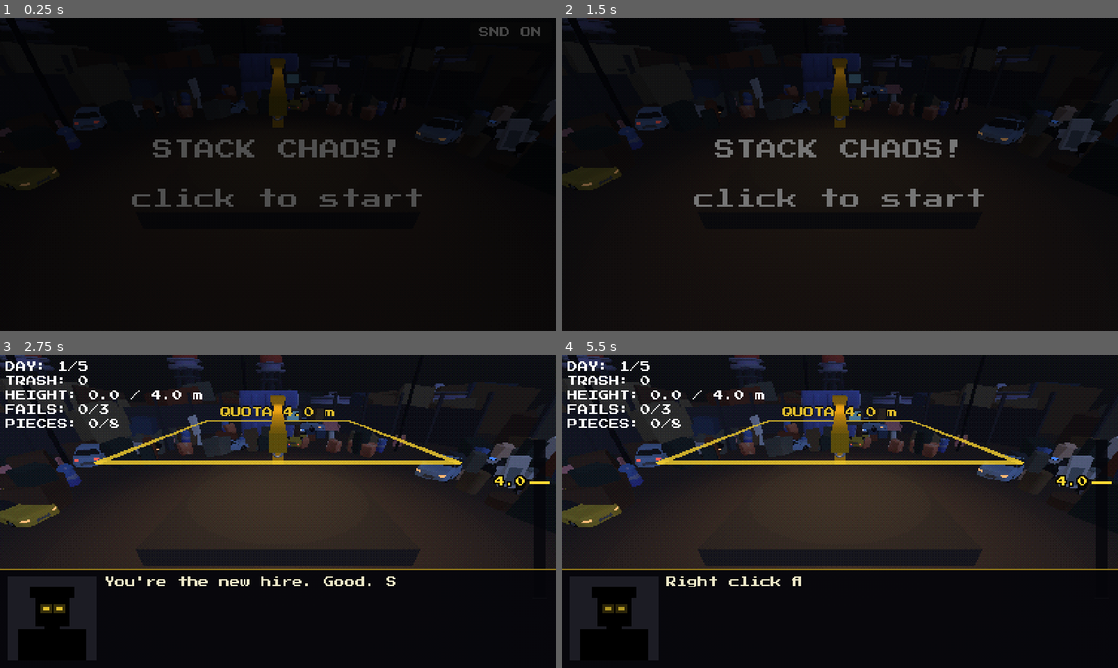
Above: before the commit, frames 1-4 (two rows, left to right).
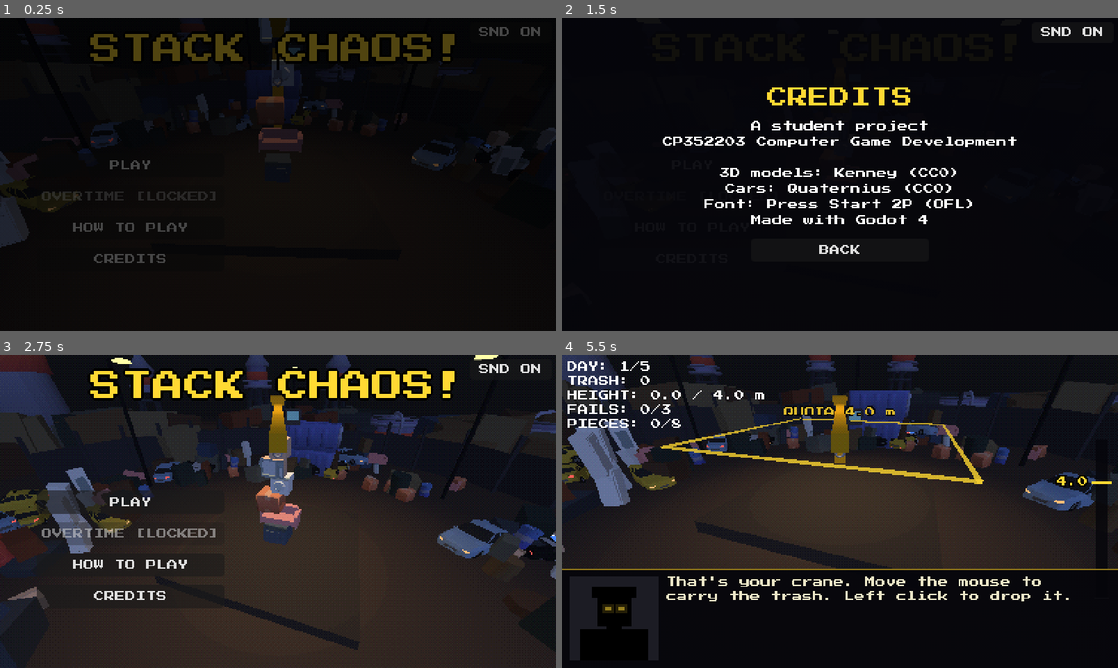
Above: after the commit, the same moments.

Repository: coconutTM/Stack-Chaos
Game: Godot game, scene res://scenes/main.tscn
Two runs of this game, one before a commit and one after it. Both use one fixed random seed, a clock stepped at 60 frames per second and the inputs below.
Inputs (mouse positions are in pixels of both pictures, inside the frame that each line leads up to):
- Up to frame 1 (0.25 s): no input
- Up to frame 2 (1.5 s): click (689, 227) at 0.5 s, where only the run after the commit has a clickable "HOW TO PLAY"; click (689, 259) at 1.25 s, where only the run after the commit has a clickable "CREDITS"
- Up to frame 3 (2.75 s): click (278, 586) at 2 s, where only the run after the commit has a clickable "BACK"
- Up to frame 4 (5.5 s): click (689, 502) at 2.75 s, where only the run after the commit has a clickable "PLAY"; tap Enter at 3.5, 4.25, 5 s; move the mouse to (962, 495) at 3.52 s; tap P at 3.6, 5.1 s; click (962, 495) at 3.67 s; drag from (728, 527) to (812, 574) at 4.27 s; move the mouse to (895, 442) at 5.02 s; click (895, 442) at 5.17 s

The runs differ from the first frame. In frame 1, 9.6% of the frame differs, in the area x 0-100%, y 0-79%; in frame 2, 9.7%; in frame 3, 49%, in the area x 0-100%, y 0-100%; in frame 4, 16%.

Commit message:
A4: title screen menu with live scene
TitleMenu (PLAY / OVERTIME / HOW TO PLAY / CREDITS, best grades footer),
sample pile dropped on the pad and a slowly orbiting camera behind it.
Replaces click-to-start; fired screen now says return to title.

Co-Authored-By: Claude Sonnet 5.5 <noreply@anthropic.com>

Diff:
--- a/scripts/main.gd
+++ b/scripts/main.gd
@@ -11,6 +11,13 @@
 const MAX_WAIT := 5.0     # รอบล็อกนิ่งนานสุดกี่วินาที
 const HARD_IMPACT := 10.0   # impact เกินนี้ = กระแทกหนัก (เสียงหนัก + สั่นจอ + ฝุ่น) ดู Block.hit
 const RESTART_DELAY := 0.3  # หน่วงหลังขึ้นหน้าจบก่อนรับคลิก (กันเผลอคลิกข้าม)
+const TITLE_SPIN := 0.12    # ความเร็วกล้องหมุนรอบกองตัวอย่างตอนอยู่หน้า title (เรเดียน/วินาที)
+const TITLE_PILE_TOP := 3.0 # ความสูงที่กล้อง/ไฟโฟกัสตอน title (กองตัวอย่างสูงราว 4-5 ม.)
+# กองตัวอย่างหน้า title: [ชนิด, ตำแหน่ง x, z] ปล่อยทีละชิ้นจากสูง (ไล่ความสูงเอง) แล้วให้ฟิสิกส์จัดกองเอง
+const TITLE_PILE := [
+	[Block.Kind.STEEL_CRATE, 0.0, 0.0], [Block.Kind.SOFA, 0.1, -0.1], [Block.Kind.CRATE, -0.3, 0.1],
+	[Block.Kind.SQUARE, 0.2, 0.0], [Block.Kind.TV, -0.1, 0.1], [Block.Kind.CARDBOARD_BOX, 0.1, 0.0],
+]
 
 @onready var camera: OrbitCamera = $Camera3D
 @onready var blocks_root: Node3D = $Blocks
@@ -25,6 +32,7 @@
 var item_bar: ItemBar
 var height_meter: HeightMeter
 var review: ReviewScreen
+var title_menu: TitleMenu
 var look: Ps1Look
 var modifiers: DayModifiers
 var screen_fx: ScreenFx
@@ -89,6 +97,11 @@
 	add_child(dialogue)
 	review = ReviewScreen.new()
 	add_child(review)
+	title_menu = TitleMenu.new()
+	add_child(title_menu)
+	title_menu.play_pressed.connect(_start_run)
+	title_menu.overtime_pressed.connect(_start_run.bind(true))
+	title_menu.clicked.connect(func() -> void: sfx.play("ui_click"))
 	review.tick.connect(func() -> void: sfx.play("ui_click", -6.0))
 	review.stamp.connect(func() -> void: sfx.play("item_get"))
 	items = ItemSystem.new(self)
@@ -125,6 +138,8 @@
 
 func _process(delta: float) -> void:
 	# กล้องโคจร/ตามความสูงกองเอง (orbit_camera.gd) / ที่นี่แค่บอกความสูงเป้าหมาย
+	if state == State.TITLE:
+		camera.yaw += TITLE_SPIN * delta   # หน้า title: กล้องวนรอบกองตัวอย่างช้าๆ
 	camera.target_y = tower_top
 	look.target_y = tower_top
 	modifiers.running = state == State.HOLDING or state == State.WAITING
@@ -208,11 +223,6 @@
 		return
 
 	match state:
-		State.TITLE:
-			if event.button_index == MOUSE_BUTTON_LEFT:
-				_start_run()
-			elif event.button_index == MOUSE_BUTTON_RIGHT and Settings.night_shift:   # OVERTIME ปลดล็อกหลังจบเกม (เมนูปุ่มจริงมาทีหลัง)
-				_start_run(true)
 		State.FIRED, State.ENDING:   # กลับไปหน้าแรกก่อน (ไม่เริ่มวันที่ 1 ทันที)
 			if event.button_index == MOUSE_BUTTON_LEFT and _screen_ready():
 				_go_title()
@@ -244,6 +254,7 @@
 # ---------- วัน / รอบการเล่น ----------
 
 func _start_run(is_overtime := false) -> void:
+	title_menu.close()
 	overtime = is_overtime
 	day = GameData.DAYS.size() + 1 if is_overtime else 1
 	score = 0
@@ -344,7 +355,7 @@
 				survived, "NEW RECORD!" if is_record and survived > 0 else "BEST: %d" % Settings.best_overtime, money
 			])
 		else:
-			_show_screen("YOU'RE FIRED!\nDAY %d\nHEIGHT: %.1f / %.1f m\nLOST: %d PIECES\n\nclick to start over" % [
+			_show_screen("YOU'RE FIRED!\nDAY %d\nHEIGHT: %.1f / %.1f m\nLOST: %d PIECES\n\nclick to return to title" % [
 				day, tower_top, quota_height, failed_attempts
 			])
 		state = State.FIRED
@@ -434,25 +445,24 @@
 	for b in blocks_root.get_children():
 		b.queue_free()
 	current = null
-	tower_top = 0.0
+	tower_top = TITLE_PILE_TOP
 	score_label.hide()
-	var subtitle := "\n(night shift)" if Settings.night_shift else ""
-	var extra := ""
-	if Settings.night_shift:   # OVERTIME ปลดล็อกแล้ว
-		extra = "\nright click: OVERTIME"
-		if Settings.best_overtime > 0:
-			extra += " (best %d)" % Settings.best_overtime
-	_show_screen("STACK CHAOS!%s\n\nclick to start%s%s" % [subtitle, extra, _best_grades_text()])
-
-
-# เกรดดีสุดของแต่ละวันบนหน้า title (ยังไม่เคยผ่านเลย = ไม่โชว์)
-func _best_grades_text() -> String:
-	var parts: Array[String] = []
-	var any := false
-	for g in Settings.best_grades:
-		parts.append(String(GameData.GRADES[g].id) if g >= 0 else "-")
-		any = any or g >= 0
-	return "\n\nBEST GRADES\n%s" % "  ".join(parts) if any else ""
+	game_over_label.hide()
+	title_menu.open()
+	_spawn_title_pile.call_deferred()   # รอให้ชิ้นเก่าถูกลบเสร็จก่อน ไม่ให้ซ้อนทับกัน
+
+
+# กองตัวอย่างหน้า title: ปล่อยจากที่สูงทีละชั้น (ไม่มีใครถือ ไม่นับคะแนน) ให้ฟิสิกส์จัดกองเอง
+func _spawn_title_pile() -> void:
+	if state != State.TITLE:
+		return
+	var y := guide.pad_top + 1.0
+	for e in TITLE_PILE:
+		var blk := Block.spawn(e[0])
+		blk.position = Vector3(e[1], y, e[2])
+		blocks_root.add_child(blk)
+		blk.release()
+		y += 1.5
 
 
 func _show_screen(text: String) -> void:
--- /dev/null
+++ b/scripts/title_menu.gd
@@ -0,0 +1,171 @@
+class_name TitleMenu
+extends CanvasLayer
+
+# เมนูหน้าแรก (พิกัด 426x240): ชื่อเกม + ปุ่ม PLAY / OVERTIME / HOW TO PLAY / CREDITS + เกรดดีสุด
+# ฉาก 3D ด้านหลัง (กองขยะตัวอย่าง + กล้องหมุนช้าๆ) main.gd เป็นคนจัด / เมนูนี้แค่ส่งสัญญาณกลับ
+
+signal play_pressed
+signal overtime_pressed
+signal clicked            # กดปุ่มใดก็ตาม (ไว้ผูกเสียงคลิก)
+
+# บรรทัดในหน้า CREDITS (ภาษาอังกฤษ เพราะฟอนต์ไม่มีอักษรไทย) — เพิ่มชื่อทีมที่นี่ได้
+const CREDITS_LINES := [
+	"A student project",
+	"CP352203 Computer Game Development",
+	"",
+	"3D models: Kenney (CC0)",
+	"Cars: Quaternius (CC0)",
+	"Font: Press Start 2P (OFL)",
+	"Made with Godot 4",
+]
+const HOW_TO_LINES := [
+	"Mouse: move the piece",
+	"Left click: drop it",
+	"Right click: flip it on its side",
+	"Mouse wheel: spin it 45 degrees",
+	"Right drag: look around the pile",
+	"P / Esc: pause",
+	"",
+	"Reach the quota height before",
+	"you run out of pieces.",
+	"Lose 3 pieces and you're fired.",
+]
+
+var _root: Control
+var _subtitle: Label
+var _overtime_button: Button
+var _footer: Label
+var _panel: Control
+var _panel_title: Label
+var _panel_body: Label
+
+
+func _ready() -> void:
+	layer = 6   # เหนือ HUD/แถบความสูง ใต้ปุ่มเสียง (12) และจอมืดตอนเปลี่ยนฉาก (ScreenFx 20)
+	_root = Control.new()
+	_root.mouse_filter = Control.MOUSE_FILTER_IGNORE
+	_root.set_anchors_and_offsets_preset(Control.PRESET_FULL_RECT)
+	add_child(_root)
+
+	var title := _label("STACK CHAOS!", 24, 12.0, 28.0)
+	title.add_theme_color_override("font_color", Color(1.0, 0.85, 0.2))
+	_subtitle = _label("(night shift)", 8, 44.0, 10.0)
+	_subtitle.add_theme_color_override("font_color", Color(0.6, 0.65, 0.9))
+
+	# ปุ่มเรียงเป็นแถวซ้าย ปล่อยกลางจอไว้ให้เห็นกองขยะ
+	var box := VBoxContainer.new()
+	box.mouse_filter = Control.MOUSE_FILTER_IGNORE
+	box.add_theme_constant_override("separation", 6)
+	box.offset_left = 28.0
+	box.offset_top = 104.0
+	_root.add_child(box)
+	box.add_child(_button("PLAY", func() -> void: play_pressed.emit()))
+	_overtime_button = _button("OVERTIME", func() -> void: overtime_pressed.emit())
+	box.add_child(_overtime_button)
+	box.add_child(_button("HOW TO PLAY", _open_panel.bind("HOW TO PLAY", HOW_TO_LINES)))
+	box.add_child(_button("CREDITS", _open_panel.bind("CREDITS", CREDITS_LINES)))
+
+	_footer = _label("", 8, 222.0, 10.0)
+	_footer.horizontal_alignment = HORIZONTAL_ALIGNMENT_LEFT
+	_footer.offset_left = 28.0
+
+	_build_panel()
+	visible = false
+
+
+func _label(text: String, size: int, y: float, h: float) -> Label:
+	var l := Label.new()
+	l.text = text
+	l.mouse_filter = Control.MOUSE_FILTER_IGNORE
+	l.horizontal_alignment = HORIZONTAL_ALIGNMENT_CENTER
+	l.anchor_right = 1.0
+	l.offset_top = y
+	l.offset_bottom = y + h
+	l.add_theme_font_size_override("font_size", size)
+	l.add_theme_color_override("font_outline_color", Color.BLACK)
+	l.add_theme_constant_override("outline_size", 6 if size >= 16 else 4)
+	_root.add_child(l)
+	return l
+
+
+func _button(text: String, action: Callable) -> Button:
+	var b := Button.new()
+	b.text = text
+	b.focus_mode = Control.FOCUS_NONE
+	b.custom_minimum_size = Vector2(136, 18)
+	b.add_theme_font_size_override("font_size", 8)
+	b.pressed.connect(func() -> void:
+		clicked.emit()
+		action.call())
+	return b
+
+
+# แผงข้อความเต็มจอ (HOW TO PLAY / CREDITS) มีปุ่ม BACK / กินคลิกเองไม่ให้ทะลุไปปุ่มด้านหลัง
+func _build_panel() -> void:
+	var bg := ColorRect.new()
+	bg.color = Color(0.02, 0.02, 0.04, 0.95)
+	bg.set_anchors_and_offsets_preset(Control.PRESET_FULL_RECT)
+	bg.mouse_filter = Control.MOUSE_FILTER_STOP
+	bg.visible = false
+	_root.add_child(bg)
+	_panel = bg
+
+	var box := VBoxContainer.new()
+	box.set_anchors_and_offsets_preset(Control.PRESET_CENTER)
+	box.grow_horizontal = Control.GROW_DIRECTION_BOTH
+	box.grow_vertical = Control.GROW_DIRECTION_BOTH
+	box.alignment = BoxContainer.ALIGNMENT_CENTER
+	box.add_theme_constant_override("separation", 10)
+	bg.add_child(box)
+
+	_panel_title = Label.new()
+	_panel_title.horizontal_alignment = HORIZONTAL_ALIGNMENT_CENTER
+	_panel_title.add_theme_font_size_override("font_size", 16)
+	_panel_title.add_theme_color_override("font_color", Color(1.0, 0.85, 0.2))
+	box.add_child(_panel_title)
+
+	_panel_body = Label.new()
+	_panel_body.horizontal_alignment = HORIZONTAL_ALIGNMENT_CENTER
+	_panel_body.add_theme_font_size_override("font_size", 8)
+	_panel_body.add_theme_constant_override("line_spacing", 4)
+	box.add_child(_panel_body)
+
+	var back := _button("BACK", func() -> void: _panel.visible = false)
+	back.size_flags_horizontal = Control.SIZE_SHRINK_CENTER
+	box.add_child(back)
+
+
+func _open_panel(title: String, lines: Array) -> void:
+	_panel_title.text = title
+	_panel_body.text = "\n".join(lines)
+	_panel.visible = true
+
+
+# แสดงหน้าแรก (อัปเดตข้อความตามความคืบหน้าที่บันทึกไว้)
+func open() -> void:
+	_panel.visible = false
+	_subtitle.visible = Settings.night_shift
+	_overtime_button.disabled = not Settings.night_shift
+	_overtime_button.text = "OVERTIME" if Settings.night_shift else "OVERTIME [LOCKED]"
+	_overtime_button.tooltip_text = "" if Settings.night_shift else "Finish all 5 days to unlock"
+	_footer.text = _footer_text()
+	visible = true
+
+
+func close() -> void:
+	visible = false
+
+
+# เกรดดีสุดของแต่ละวัน + จำนวนกะ OVERTIME ที่ไกลสุด (ยังไม่เคยมีอะไร = ไม่โชว์)
+func _footer_text() -> String:
+	var parts: Array[String] = []
+	var any := false
+	for g in Settings.best_grades:
+		parts.append(String(GameData.GRADES[g].id) if g >= 0 else "-")
+		any = any or g >= 0
+	var text := ""
+	if any:
+		text = "BEST GRADES  %s" % " ".join(parts)
+	if Settings.best_overtime > 0:
+		text += ("   " if text != "" else "") + "OVERTIME BEST  %d" % Settings.best_overtime
+	return text
Not shown, added: scripts/title_menu.gd.uid
Not shown, changed: CLAUDE.md
